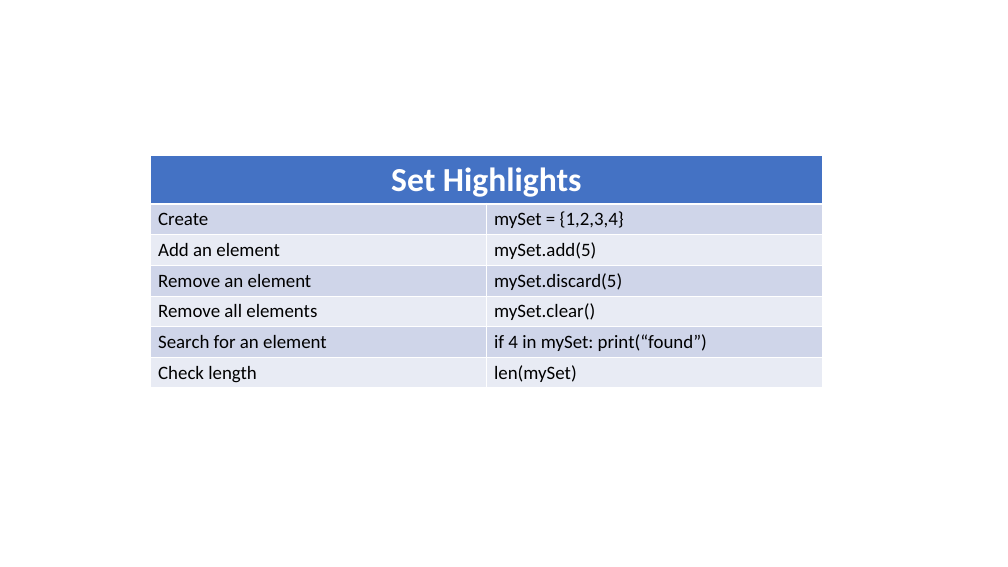
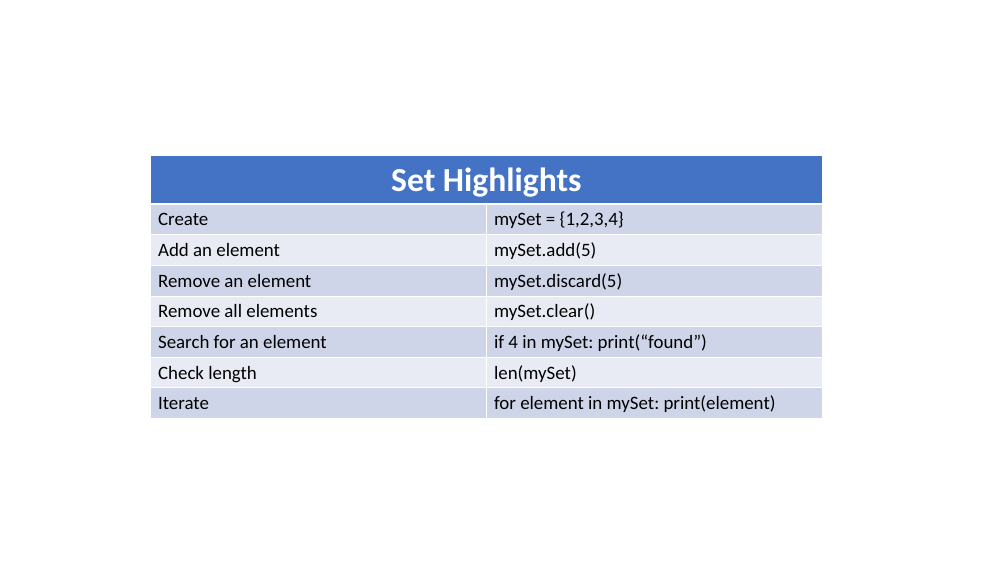
Before and after one commit to nicomp42/CCSCMidwest2021Tutorial, a slide deck: slide 25 of CCSC-MW Fall 2021.pptx. Drawn at 1008x567 pixels with LibreOffice and Linux fonts; fonts in the diff are those of the drawing. Boxes give left, top, right and bottom in pixels: in the first picture for what was removed or moved away, otherwise in the second. Text is boxed around its words. In the diff, an @@ line names an element or a change of style, - is before the commit and + after.

```diff
--- a/CCSC-MW Fall 2021.pptx
+++ b/CCSC-MW Fall 2021.pptx
@@ table at (150,155,822,417) @@
+row 8: Iterate | for element in mySet: print(element)
```
Also in this commit, not shown: 5 other slides changed, 3 slides added, 1 other file.
